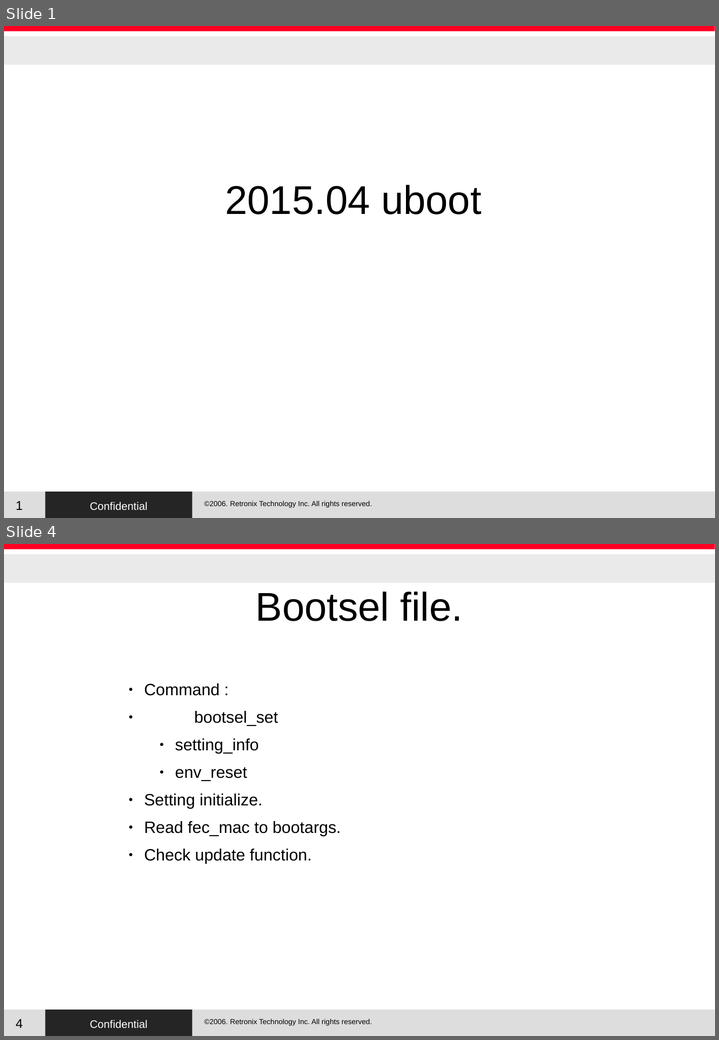
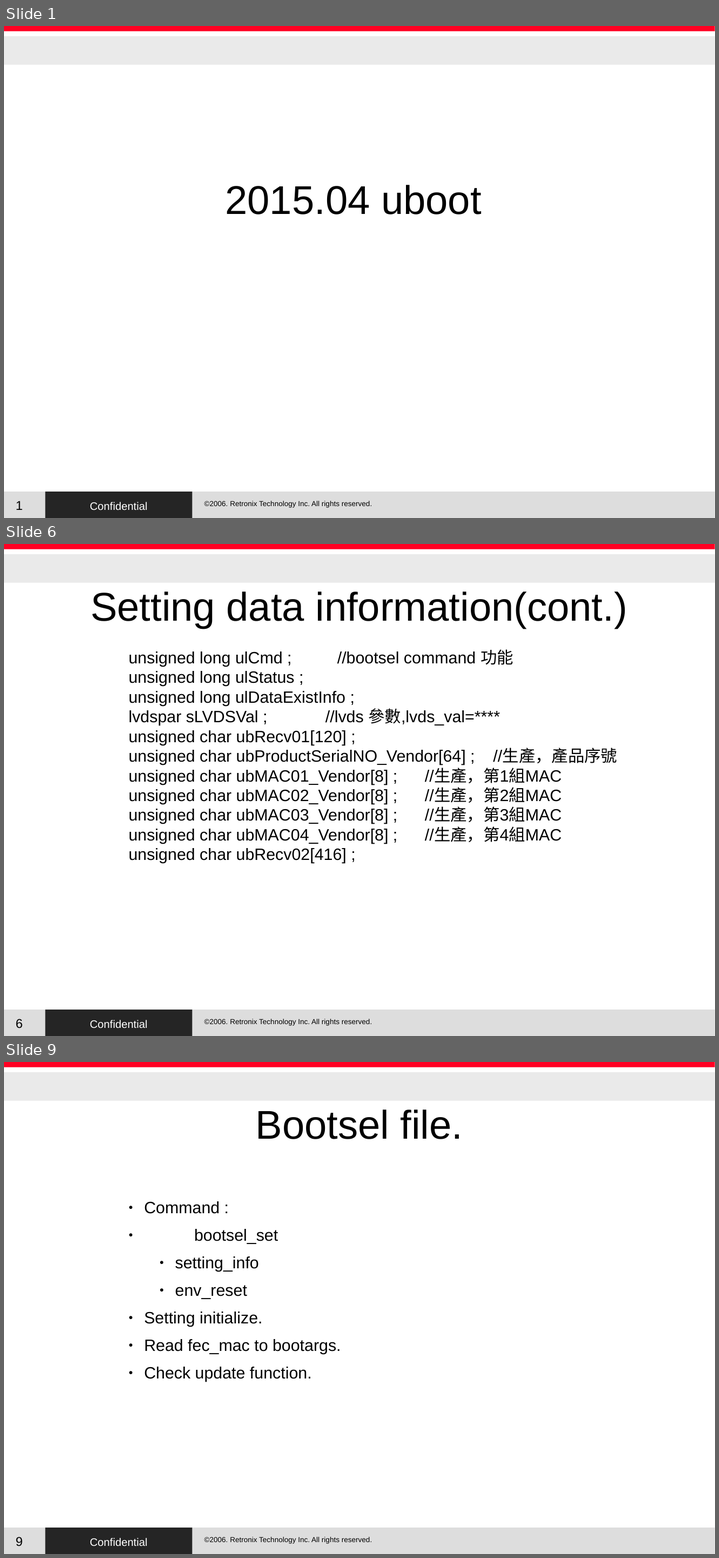
Before and after one commit to RetronixTechInc/u-boot-rtx, a slide deck: RTX/uboot.odp. Shown one above the other, each under a label of ours: slides 1 and 4 before the commit, slides 1, 6 and 9 after it; the slides between them are not shown. The pictures are 719x1040 and 719x1558 pixels, drawn with LibreOffice and Linux fonts; fonts in the diff are those of the drawing; background and template pictures are left out. Boxes give left, top, right and bottom in pixels: in the first picture for what was removed or moved away, otherwise in the second. Text is boxed around its words. In the diff, an @@ line names an element or a change of style, - is before the commit and + after.

Commit message:
modify lvds_val get info.

```diff
--- a/RTX/uboot.odp
+++ b/RTX/uboot.odp
@@ slide 6 added at (x1=4, y1=544, x2=715, y2=1036), background #FFFFFF; not listed: 5 template elements that a slide beside it also shows @@
@@ title added at (x1=90, y1=592, x2=627, y2=628), 44 pt, text #000000 @@
+Setting data information(cont.)
@@ text added at (x1=129, y1=649, x2=617, y2=863), 18 pt, text #000000 @@
+unsigned long ulCmd ; //bootsel command 功能
+unsigned long ulStatus ;
+unsigned long ulDataExistInfo ;
+lvdspar sLVDSVal ; //lvds 參數,lvds_val=****
+unsigned char ubRecv01[120] ;
+unsigned char ubProductSerialNO_Vendor[64] ; //生產，產品序號
+unsigned char ubMAC01_Vendor[8] ; //生產，第1組MAC
+unsigned char ubMAC02_Vendor[8] ; //生產，第2組MAC
+unsigned char ubMAC03_Vendor[8] ; //生產，第3組MAC
+unsigned char ubMAC04_Vendor[8] ; //生產，第4組MAC
+unsigned char ubRecv02[416] ;
@@ page number added at (x1=16, y1=1019, x2=23, y2=1028), 14 pt, text #000000 @@
+6
@@ what was slide 4 is now slide 9 @@
@@ page number at (x1=16, y1=1537, x2=23, y2=1546): text changed @@
-4
+9
```
Also in this commit, not shown: 2 slides changed, 4 other slides added, 1 other file.
